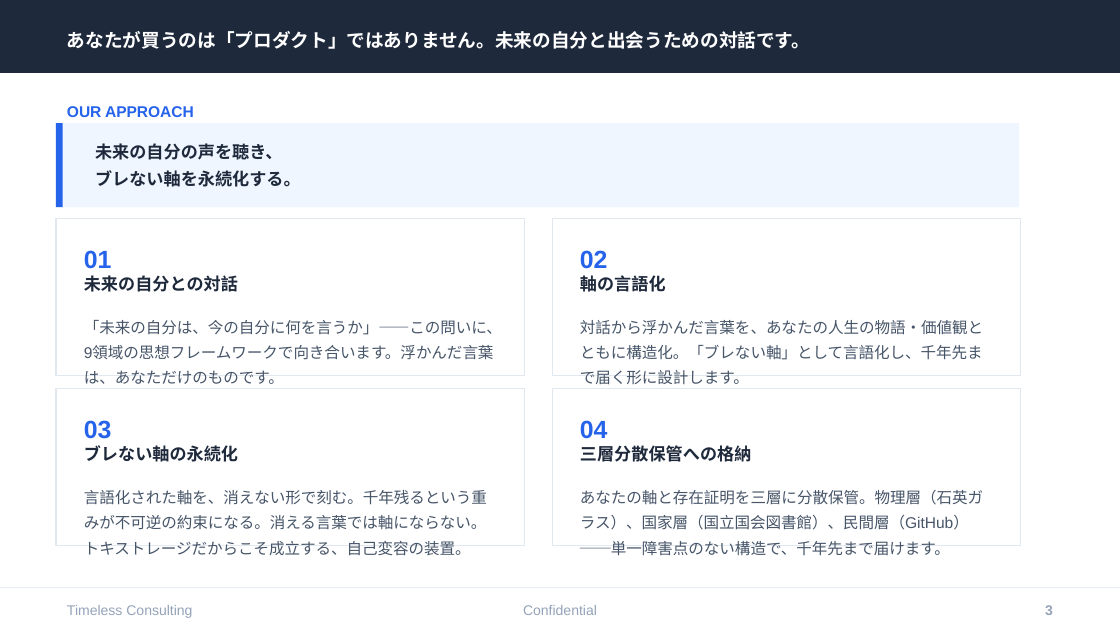
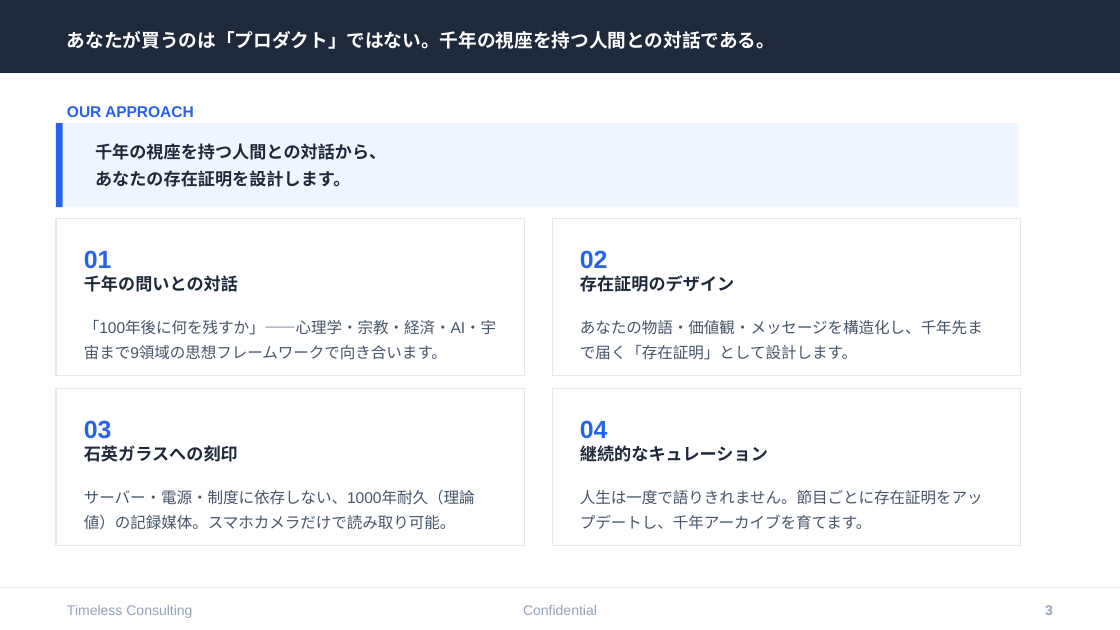
Before and after one commit to tokistorage/lp, a slide deck: slide 3 of tokistorage-client-deck.pptx. Drawn at 1120x630 pixels with LibreOffice and Linux fonts; fonts in the diff are those of the drawing. Boxes give left, top, right and bottom in pixels: in the first picture for what was removed or moved away, otherwise in the second. Text is boxed around its words. In the diff, an @@ line names an element or a change of style, - is before the commit and + after.

```diff
--- a/tokistorage-client-deck.pptx
+++ b/tokistorage-client-deck.pptx
@@ text at <box>67,31,775,49</box>: text changed @@
-あなたが買うのは「プロダクト」ではありません。未来の自分と出会うための対話です。
+あなたが買うのは「プロダクト」ではない。千年の視座を持つ人間との対話である。
@@ text at <box>95,143,386,187</box>: text changed @@
-未来の自分の声を聴き、
-ブレない軸を永続化する。
+千年の視座を持つ人間との対話から、
+あなたの存在証明を設計します。
@@ text at <box>84,275,238,292</box>: text changed @@
-未来の自分との対話
+千年の問いとの対話
@@ text at <box>580,275,734,292</box>: text changed @@
-軸の言語化
+存在証明のデザイン
@@ text at <box>84,320,496,360</box>: text changed @@
-「未来の自分は、今の自分に何を言うか」——この問いに、9領域の思想フレームワークで向き合います。浮かんだ言葉は、あなただけのものです。
+「100年後に何を残すか」——心理学・宗教・経済・AI・宇宙まで9領域の思想フレームワークで向き合います。
@@ text at <box>580,320,983,360</box>: text changed @@
-対話から浮かんだ言葉を、あなたの人生の物語・価値観とともに構造化。「ブレない軸」として言語化し、千年先まで届く形に設計します。
+あなたの物語・価値観・メッセージを構造化し、千年先まで届く「存在証明」として設計します。
@@ text at <box>84,445,238,462</box>: text changed @@
-ブレない軸の永続化
+石英ガラスへの刻印
@@ text at <box>580,445,768,462</box>: text changed @@
-三層分散保管への格納
+継続的なキュレーション
@@ text at <box>84,490,475,530</box>: text changed @@
-言語化された軸を、消えない形で刻む。千年残るという重みが不可逆の約束になる。消える言葉では軸にならない。トキストレージだからこそ成立する、自己変容の装置。
+サーバー・電源・制度に依存しない、1000年耐久（理論値）の記録媒体。スマホカメラだけで読み取り可能。
@@ text at <box>580,490,983,530</box>: text changed @@
-あなたの軸と存在証明を三層に分散保管。物理層（石英ガラス）、国家層（国立国会図書館）、民間層（GitHub）──単一障害点のない構造で、千年先まで届けます。
+人生は一度で語りきれません。節目ごとに存在証明をアップデートし、千年アーカイブを育てます。
```
Also in this commit, not shown: 8 other slides changed, 13 other files.
